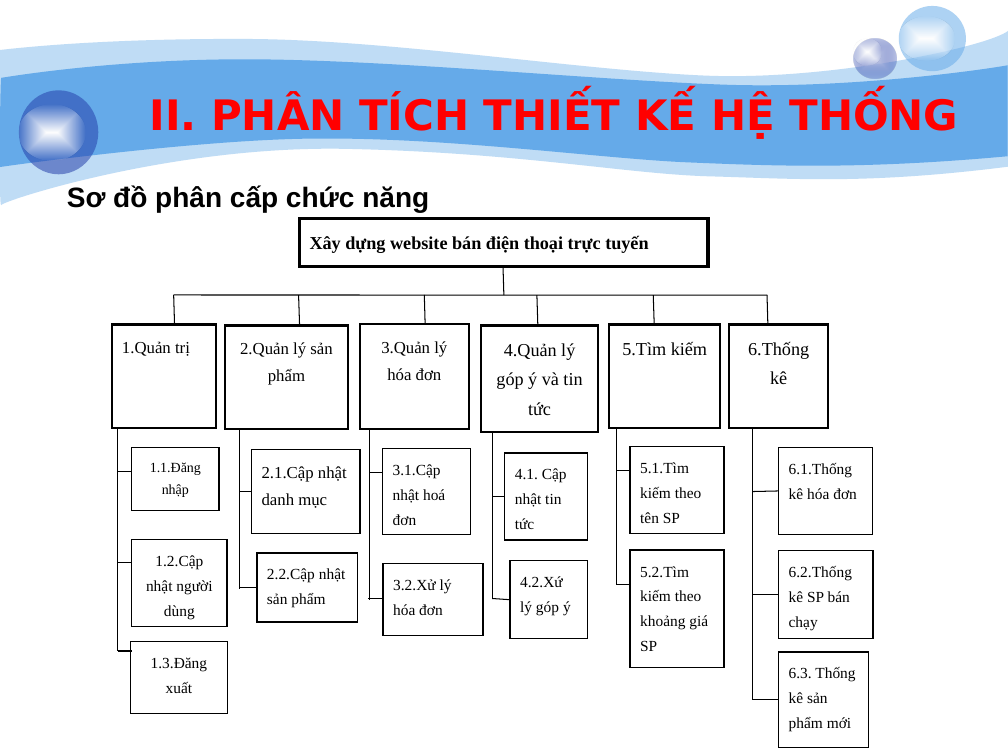
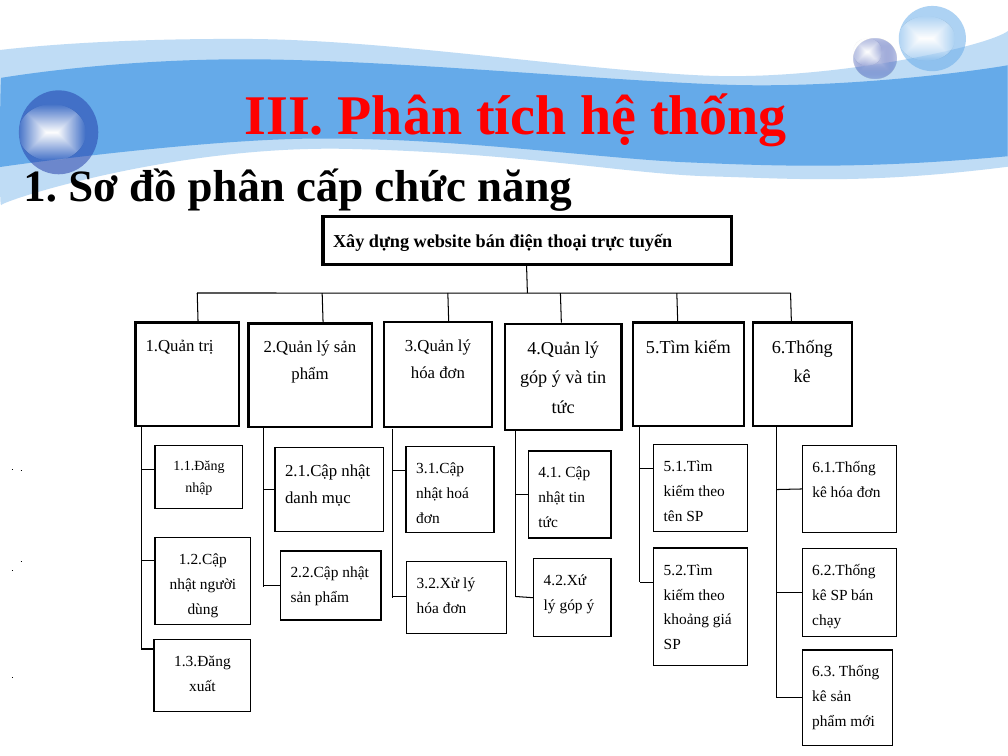
Before and after one commit to giangson0208/webtrasua, a slide deck: slide 13 of baocao/-ibn Thopi.pptx (slide 6 before the commit). Drawn at 1008x756 pixels with LibreOffice and Linux fonts; fonts in the diff are those of the drawing; background and template pictures are left out. Boxes give left, top, right and bottom in pixels: in the first picture for what was removed or moved away, otherwise in the second. Text is boxed around its words. In the diff, an @@ line names an element or a change of style, - is before the commit and + after.

```diff
--- a/baocao/-ibn Thopi.pptx
+++ b/baocao/-ibn Thopi.pptx
@@ text at (245,93,787,144): text changed; size 30 to 40 pt; font DejaVu Sans to Times New Roman @@
-II. PHÂN TÍCH THIẾT KẾ HỆ THỐNG
+III. Phân tích hệ thống
@@ text at (23,167,572,211): text changed; size 20 to 32 pt; font Arial to Times New Roman @@
-Sơ đồ phân cấp chức năng
+1. Sơ đồ phân cấp chức năng
@@ 28 lines, 21 rectangles: place and size @@
-28 lines, 21 rectangles at (112,219,873,748)
+28 lines, 21 rectangles at (135,217,896,746)
```
Also in this commit, not shown: 19 other slides changed, 10 slides added, 8 slides removed, 10 other files.
